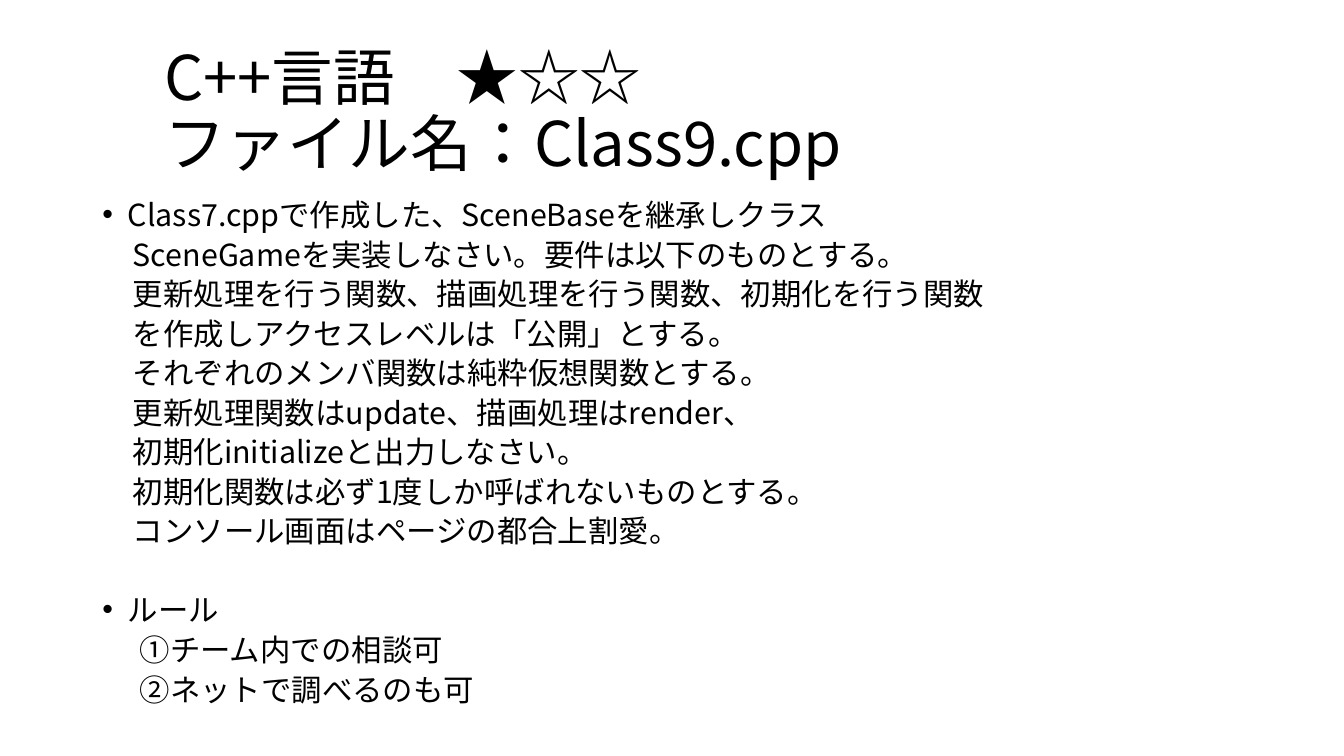
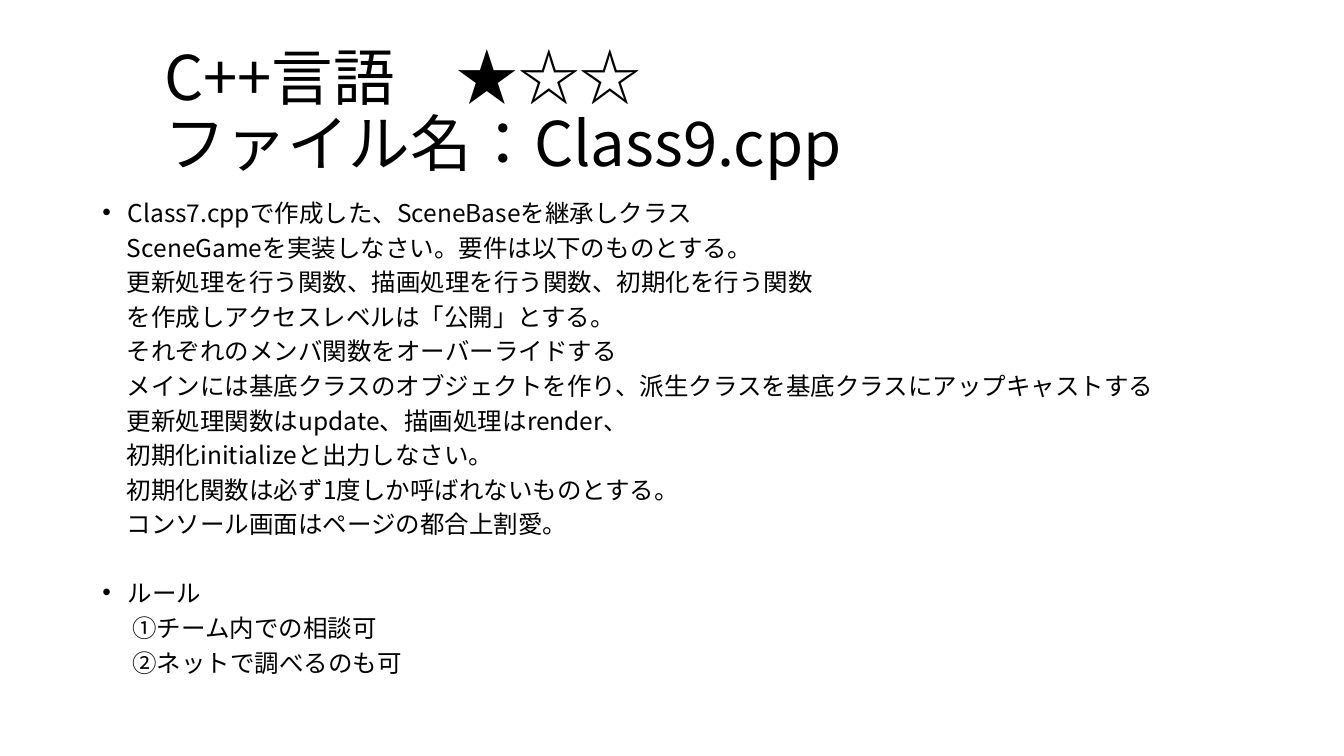
Before and after one commit to SallingProject/Subject, a slide deck: slide 10 of Master/No2.pptx. Drawn at 1344x756 pixels with LibreOffice and Linux fonts; fonts in the diff are those of the drawing. Boxes give left, top, right and bottom in pixels: in the first picture for what was removed or moved away, otherwise in the second. Text is boxed around its words. In the diff, an @@ line names an element or a change of style, - is before the commit and + after.

Commit message:
改善

```diff
--- a/Master/No2.pptx
+++ b/Master/No2.pptx
@@ text at (x1=127, y1=201, x2=813, y2=674): size 21.7 to 17.5 pt in "Class7.cppで作成した、SceneBaseを継承しクラス", "SceneGameを実装しなさい。要件は以下のものとする。", "更新処理を行う関数、描画処理を行う関数、初期化を行う関数", "を作成しアクセスレベルは「公開」とする。" and 7 more places @@
@@ text at (x1=127, y1=339, x2=1153, y2=397): text changed; size 21.7 to 17.5 pt @@
-それぞれのメンバ関数は純粋仮想関数とする。
+それぞれのメンバ関数をオーバーライドする
+メインには基底クラスのオブジェクトを作り、派生クラスを基底クラスにアップキャストする
```
